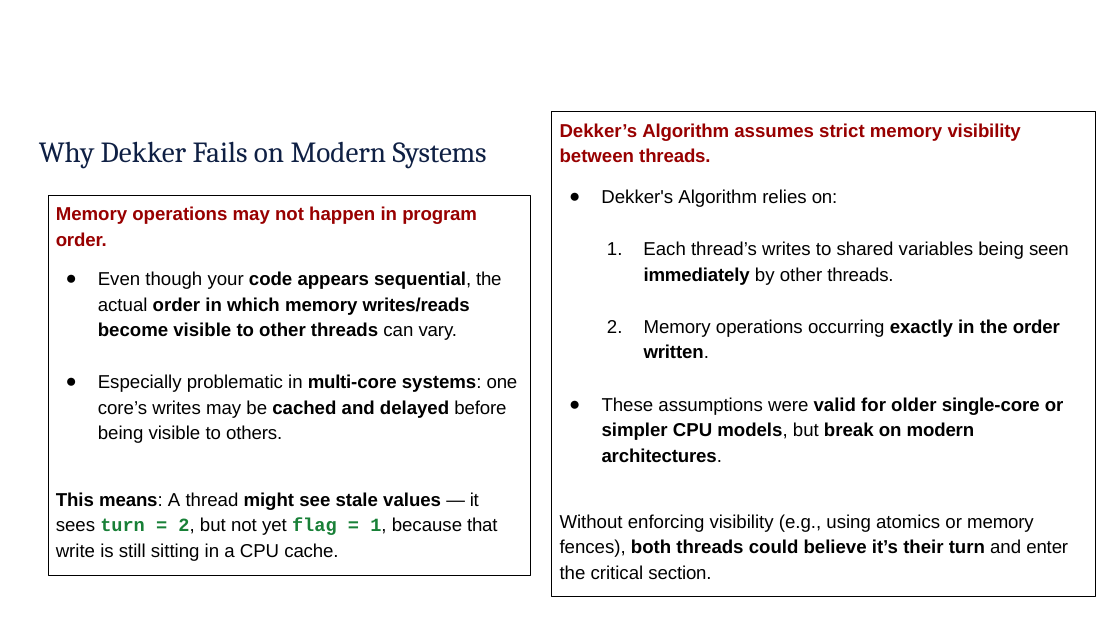
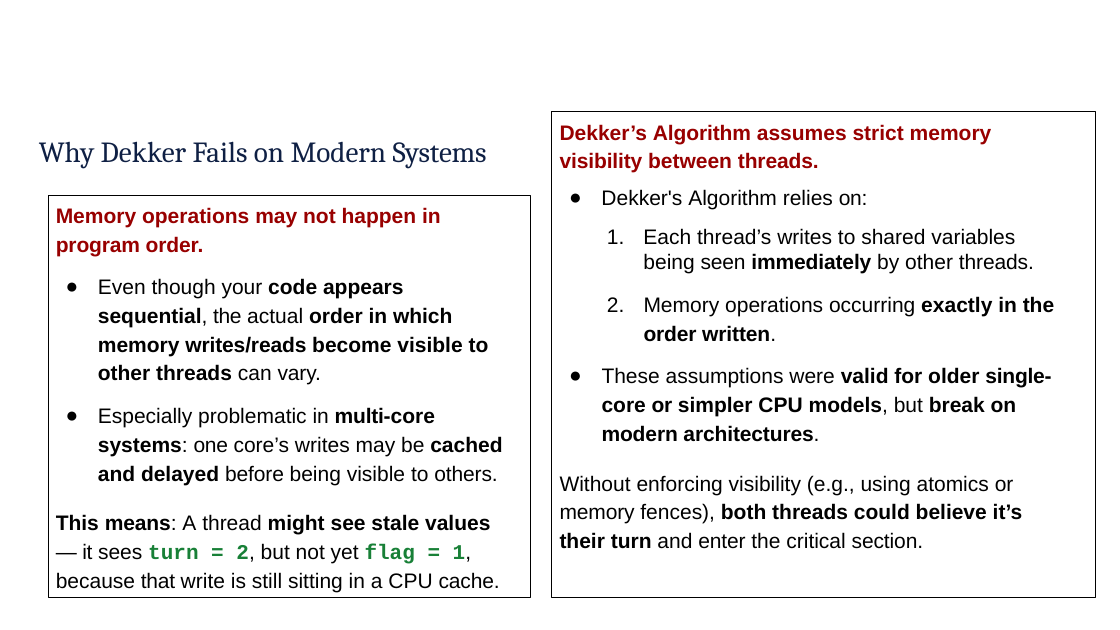
Before and after one commit to rbjohns8/CSC362-Spring-2026, a slide deck: slide 14 of Lecture Slides/19 - Thread Synchronization Mechanisms.pptx. Drawn at 1120x630 pixels with LibreOffice and Linux fonts; fonts in the diff are those of the drawing; background and template pictures are left out. Boxes give left, top, right and bottom in pixels: in the first picture for what was removed or moved away, otherwise in the second. Text is boxed around its words. In the diff, an @@ line names an element or a change of style, - is before the commit and + after.

```diff
--- a/Lecture Slides/19 - Thread Synchronization Mechanisms.pptx
+++ b/Lecture Slides/19 - Thread Synchronization Mechanisms.pptx
@@ freeform shape at (552,112,1096,597): outline redrawn @@
@@ title "Dekker’s Algorithm assumes strict memory ..." at (560,124,992,173): size 16 to 18 pt @@
@@ rectangle "Memory operations may not happen ...": place and size @@
-rectangle "Memory operations may not happen ..." at (48,195,530,576)
+rectangle "Memory operations may not happen ..." at (48,195,530,597)
@@ rectangle "Memory operations may not happen ..." at (48,195,530,597): size 16 to 18 pt; more space between paragraphs @@
@@ text at (560,189,1054,549): size 16 to 18 pt in "Dekker's Algorithm relies on:", "Memory operations occurring exactly in the order ...", "These assumptions were valid for older single-core ...", "Without enforcing visibility (e.g., using atomics or ..."; more space between paragraphs @@
@@ text at (643,228,1034,274): text changed; size 16 to 18 pt @@
-  1. Each thread’s writes to shared variables being seen
-immediately by other threads.
+  1. Each thread’s writes to shared variables being seen immediately by other threads.
```
Also in this commit, not shown: 14 other slides changed, 1 other file.
